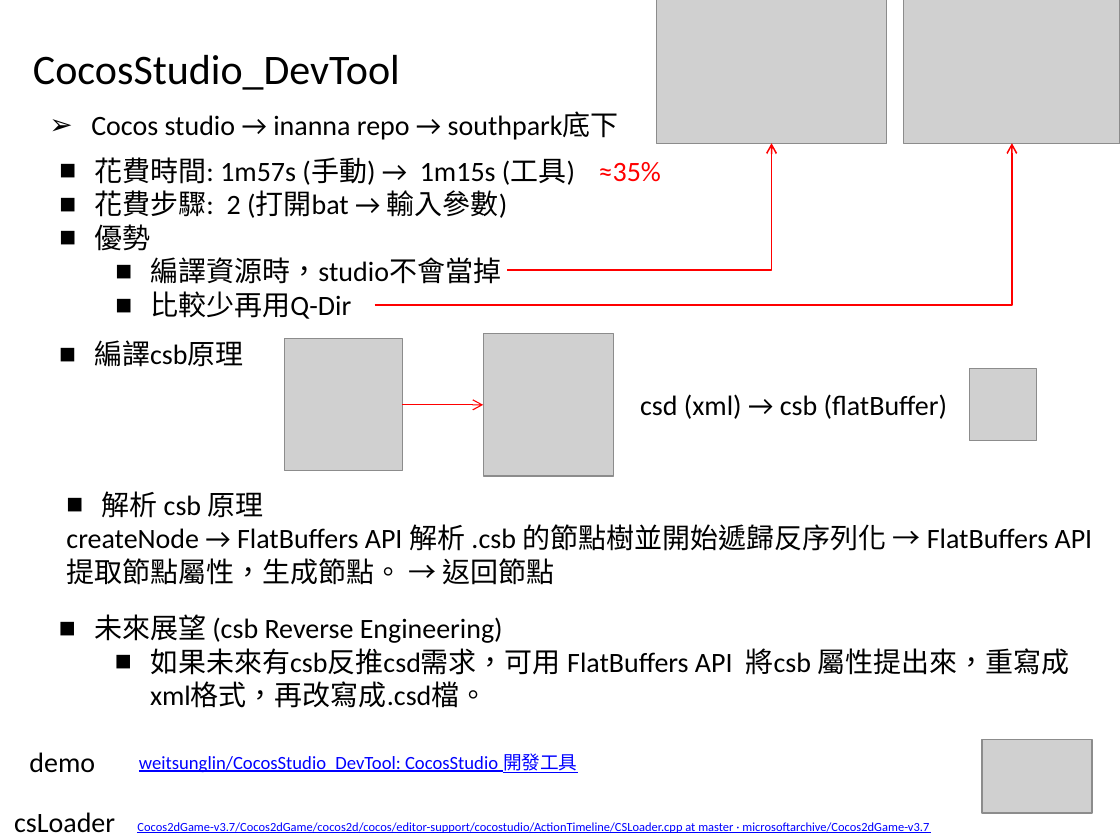
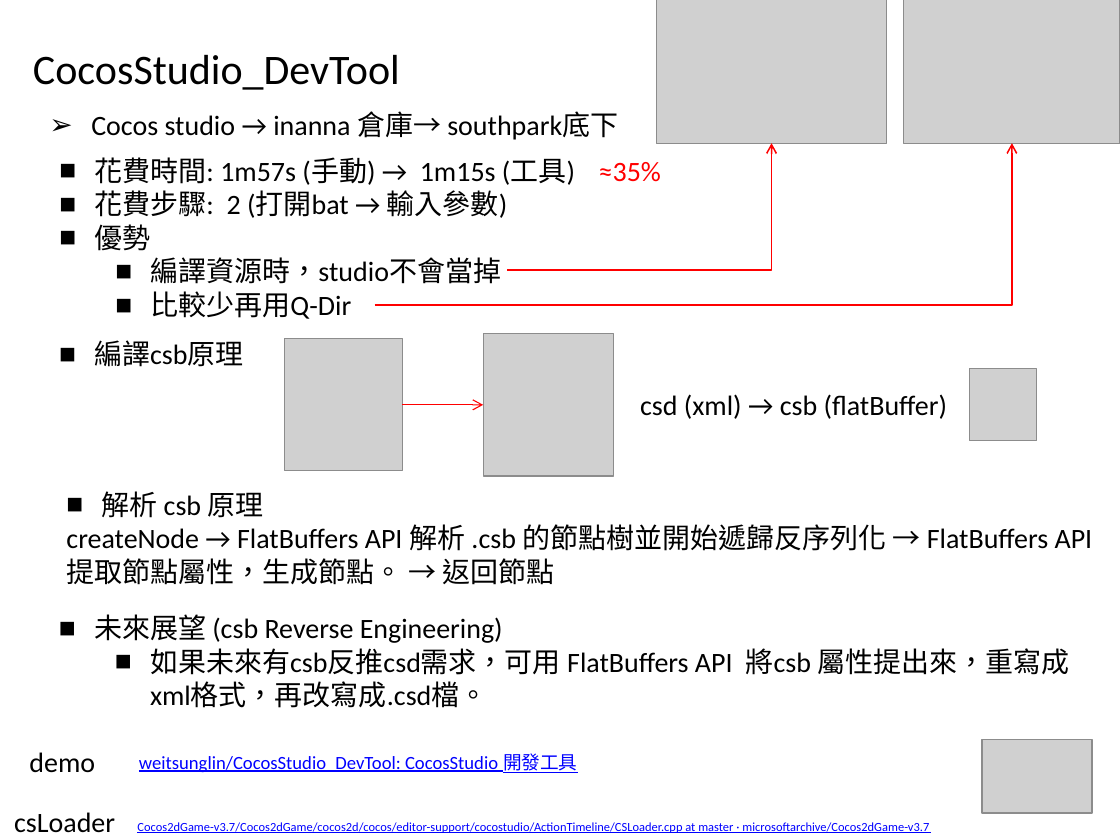
Before and after one commit to weitsunglin/CocosStudioDevTool, a slide deck: slide 1 of CocosStudio_DevTool.pptx. Drawn at 1120x840 pixels with LibreOffice and Linux fonts; fonts in the diff are those of the drawing; grey boxes stand for pictures. Boxes give left, top, right and bottom in pixels: in the first picture for what was removed or moved away, otherwise in the second. Text is boxed around its words. In the diff, an @@ line names an element or a change of style, - is before the commit and + after.

Commit message:
up

```diff
--- a/CocosStudio_DevTool.pptx
+++ b/CocosStudio_DevTool.pptx
@@ text at [91,111,618,140]: text changed @@
-➢ Cocos studio → inanna repo → southpark底下
+➢ Cocos studio → inanna 倉庫→ southpark底下
```
